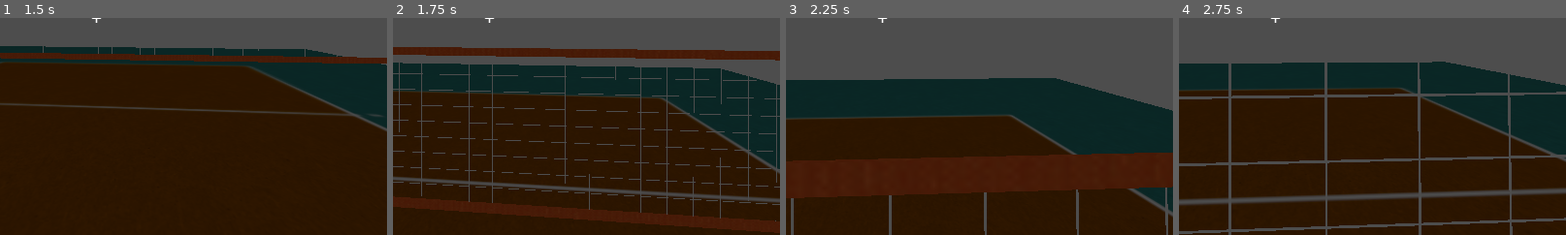
Above: before the commit, frames 1-4 (left to right).
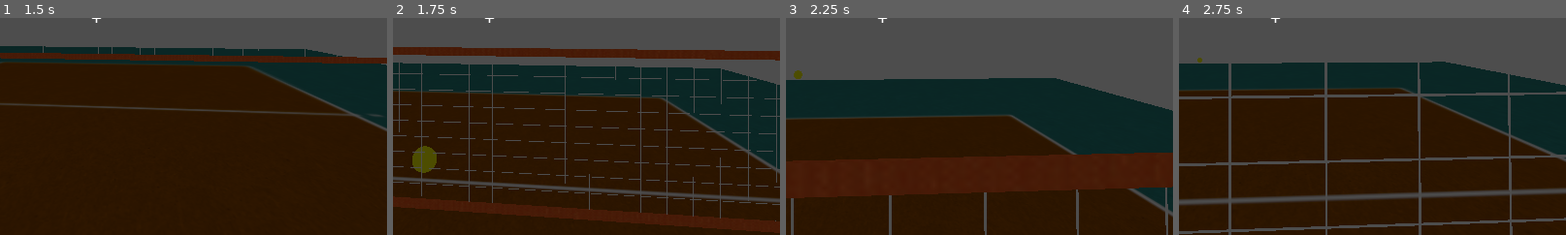
Above: after the commit, the same moments.

Repository: Mcaldas11/VolleyBox
Game: Godot game, scene res://volleyball/scene.tscn
The game is run twice, just before and just after one commit, with the same random seed, the same clock (stepped at 60 frames per second) and the same inputs.
Inputs (mouse positions are % of the whole screen's width and height, from its top left):
- Up to frame 1 (1.5 s): tap Enter (ui_accept) at 0.5, 0.77 s; move the mouse to (55, 49) at 0.52 s; hold G (spawn_ball) 0.53-1.28 s; hold W (ui_up) from 0.53 s (still down); move the mouse to (45, 50) at 1.27 s; click (45, 50) at 1.35 s
- Up to frame 2 (1.75 s): keep holding W (ui_up); tap Enter (ui_accept) at 1.52 s; tap G (spawn_ball) at 1.55 s
- Up to frame 3 (2.25 s): keep holding W (ui_up); move the mouse to (52, 48) at 2.02 s; hold G (spawn_ball) from 2.03 s (still down)
- Up to frame 4 (2.75 s): keep holding W (ui_up); keep holding G (spawn_ball)
The pictures show only the part of the screen within x 38-87%, y 50-100%; the shares and areas given below are measured in that part.

Frame 1 is identical in both runs. In frame 2, 0.6% of the frame differs, in the area x 5-12%, y 58-72%; in frame 3, less than 0.1%; in frame 4, less than 0.1%.
Error before the commit: Invalid call. Nonexistent function 'apply_central_impulse' in base 'Node3D'. (res://Player/Script_Player/player.gd:57)

Commit message:
Replace glTF ball with simple Ball.tscn
Remove imported glTF ball and animation files and add a simplified ball.tscn that uses a SphereMesh, StandardMaterial3D, RigidBody3D and CollisionShape3D. Update player.gd to spawn the ball relative to the player (global_transform.origin + Vector3(0, 4, 0)) instead of using spawn_point, ensuring the ball appears above the player.

Diff:
--- a/volley-box/Player/Script_Player/player.gd
+++ b/volley-box/Player/Script_Player/player.gd
@@ -44,7 +44,7 @@
 
 			get_tree().current_scene.add_child(current_ball)
 
-			current_ball.global_transform.origin = spawn_point.global_transform.origin
+			current_ball.global_transform.origin = global_transform.origin + Vector3(0, 4, 0)
 
 
 	# REMATAR COM BOTÃO ESQUERDO
--- a/volley-box/assets/ball/ball.tscn
+++ b/volley-box/assets/ball/ball.tscn
@@ -1,9 +1,22 @@
-[gd_scene load_steps=2 format=3 uid="uid://csnwley7mf18u"]
+[gd_scene load_steps=4 format=3 uid="uid://csnwley7mf18u"]
 
-[ext_resource type="PackedScene" uid="uid://vvoa28byhwkp" path="res://assets/ball/ball.glb" id="1_0hqb1"]
+[sub_resource type="SphereMesh" id="SphereMesh_v74v5"]
 
-[node name="Sketchfab_Scene" instance=ExtResource("1_0hqb1")]
-transform = Transform3D(0.5, 0, 0, 0, 0.5, 0, 0, 0, 0.5, 0, 0, 0)
+[sub_resource type="StandardMaterial3D" id="StandardMaterial3D_0hqb1"]
+albedo_color = Color(1, 1, 0, 1)
 
-[node name="Sketchfab_model" parent="." index="0"]
-transform = Transform3D(0.3, 0, 0, 0, -1.3113417e-08, 0.3, 0, -0.3, -1.3113417e-08, 0, 0, 0)
+[sub_resource type="SphereShape3D" id="SphereShape3D_in8lq"]
+radius = 0.21046026
+
+[node name="RigidBody3D" type="RigidBody3D"]
+mass = 0.3
+linear_damp = 0.1
+angular_damp = 0.1
+
+[node name="MeshInstance3D" type="MeshInstance3D" parent="."]
+transform = Transform3D(0.4, 0, 0, 0, 0.4, 0, 0, 0, 0.4, 0, 0, 0)
+mesh = SubResource("SphereMesh_v74v5")
+surface_material_override/0 = SubResource("StandardMaterial3D_0hqb1")
+
+[node name="CollisionShape3D" type="CollisionShape3D" parent="."]
+shape = SubResource("SphereShape3D_in8lq")
--- a/volley-box/assets/ball/ball_animation.tscn
+++ /dev/null
@@ -1,14 +0,0 @@
-[gd_scene load_steps=2 format=3 uid="uid://de2jsmdpm80hs"]
-
-[ext_resource type="PackedScene" uid="uid://elsdcot3ks7j" path="res://assets/ball/ball_animation.glb" id="1_vbm2s"]
-
-[node name="Sketchfab_Scene" instance=ExtResource("1_vbm2s")]
-
-[node name="Object_7" parent="Sketchfab_model/root/GLTF_SceneRootNode/ball control_4/GLTF_created_0/Skeleton3D" index="0"]
-transform = Transform3D(0.3, 0, 0, 0, 0.3, 0, 0, 0, 0.3, 0, 0, 0)
-
-[node name="Object_8" parent="Sketchfab_model/root/GLTF_SceneRootNode/ball control_4/GLTF_created_0/Skeleton3D" index="1"]
-transform = Transform3D(0.3, 0, 0, 0, 0.3, 0, 0, 0, 0.3, 0, 0, 0)
-
-[node name="Object_9" parent="Sketchfab_model/root/GLTF_SceneRootNode/ball control_4/GLTF_created_0/Skeleton3D" index="2"]
-transform = Transform3D(0.3, 0, 0, 0, 0.3, 0, 0, 0, 0.3, 0, 0, 0)
Binary file removed: volley-box/assets/ball/ball.glb
Not shown, removed: volley-box/assets/ball/ball.glb.import
Binary file removed: volley-box/assets/ball/ball_animation.glb
Not shown, removed: volley-box/assets/ball/ball_animation.glb.import
